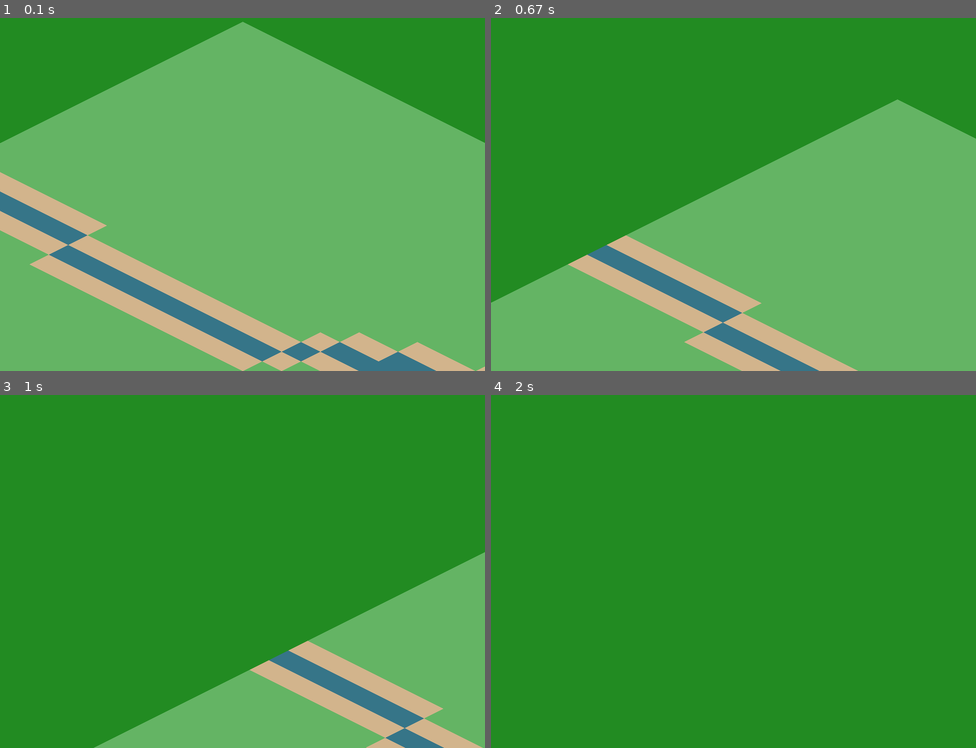
Above: before the commit, frames 1-4 (two rows, left to right).
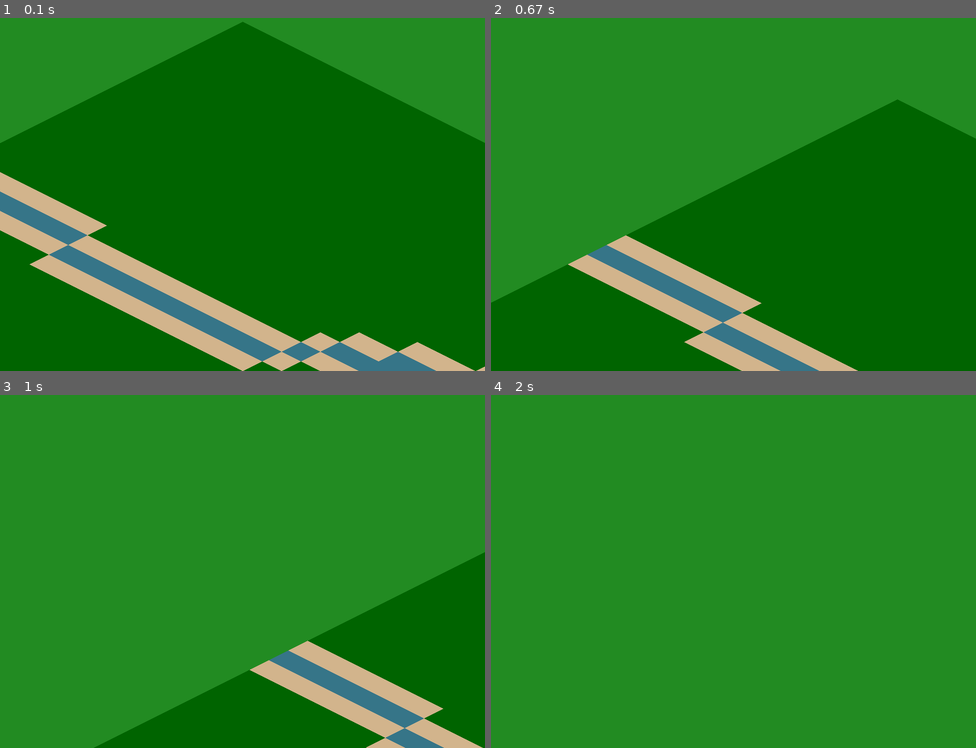
Above: after the commit, the same moments.

Repository: tdimnet/learn-pygame-by-doing
Game: pygame game, started from v1/app.py
Same seed, same stepped clock (60 frames per second), same inputs: the game is played once before the commit and once after it.
Inputs (mouse positions are in pixels of both pictures, inside the frame that each line leads up to):
- Up to frame 1 (0.1 s): no input
- Up to frame 2 (0.67 s): press the mouse at (617, 190) at 0.37 s; move the mouse to (699, 229) at 0.47 s; release the mouse at (782, 268) at 0.6 s
- Up to frame 3 (1 s): press the mouse at (126, 567) at 0.7 s; move the mouse to (213, 582) at 0.8 s; release the mouse at (300, 596) at 0.93 s
- Up to frame 4 (2 s): press the mouse at (617, 567) at 1.03 s; move the mouse to (665, 613) at 1.13 s; release the mouse at (709, 659) at 1.27 s; press the mouse at (617, 567) at 1.37 s; move the mouse to (738, 596) at 1.47 s; release the mouse at (859, 624) at 1.6 s

The runs differ from the first frame. In frame 1, 69% of the frame differs, in the area x 0-100%, y 1-100%; in frame 2, 44%; in frame 3, 17%; in frame 4, nothing differs.

Commit message:
Add stuff to draw the map

Diff:
--- a/v1/app.py
+++ b/v1/app.py
@@ -18,10 +18,11 @@
 ZOOM_STEP = 0.1
 
 # Theme
-FOREST_GREEN = (34, 139, 34)
+MAIN_BACKGROUND_COLOR = (34, 139, 34)
+TILE_BACKGROUND_COLOR = (0, 100, 0)
 WHITE = (0, 0, 0)
-WATER_BLUE = (54, 117, 136)
-TAN = (210, 180, 140)
+WATER = (54, 117, 136)
+SAND = (210, 180, 140)
 
 
 def grid_to_iso(gx: int, gy: int, zoom: float) -> tuple[int, int]:
@@ -162,8 +163,6 @@
         map_data[x][y] = "sand"
 
 
-
-
 def main():
     pygame.init()
     screen = pygame.display.set_mode((SCREEN_WIDTH, SCREEN_HEIGHT))
@@ -237,20 +236,20 @@
 
 
         # Draw update
-        screen.fill(FOREST_GREEN)
+        screen.fill(MAIN_BACKGROUND_COLOR)
 
         for gx in range(GRID_WIDTH):
             for gy in range(GRID_HEIGHT):
                 tile_type = map_data[gx][gy]
 
                 if tile_type == "water":
-                    color = WATER_BLUE
+                    color = WATER
                 elif tile_type == "sand":
-                    color = TAN
+                    color = SAND
                 elif gx == hover_gx and gy == hover_gy and show_hover:
                     color = (200, 200, 50)
                 else:
-                    color = (100, 180, 100)
+                    color = (TILE_BACKGROUND_COLOR)
 
                 draw_tile(
                     surface=screen,
